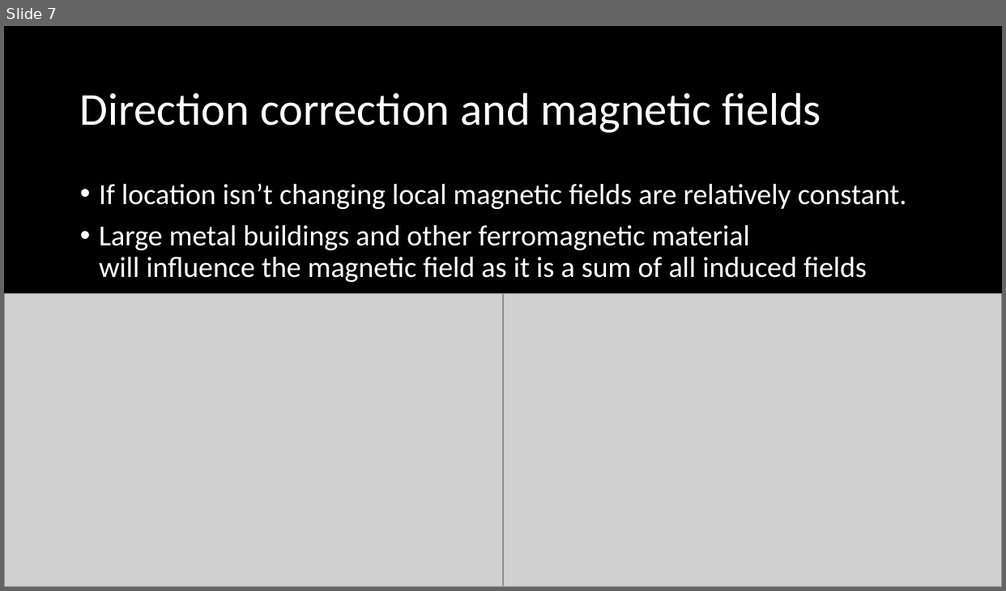
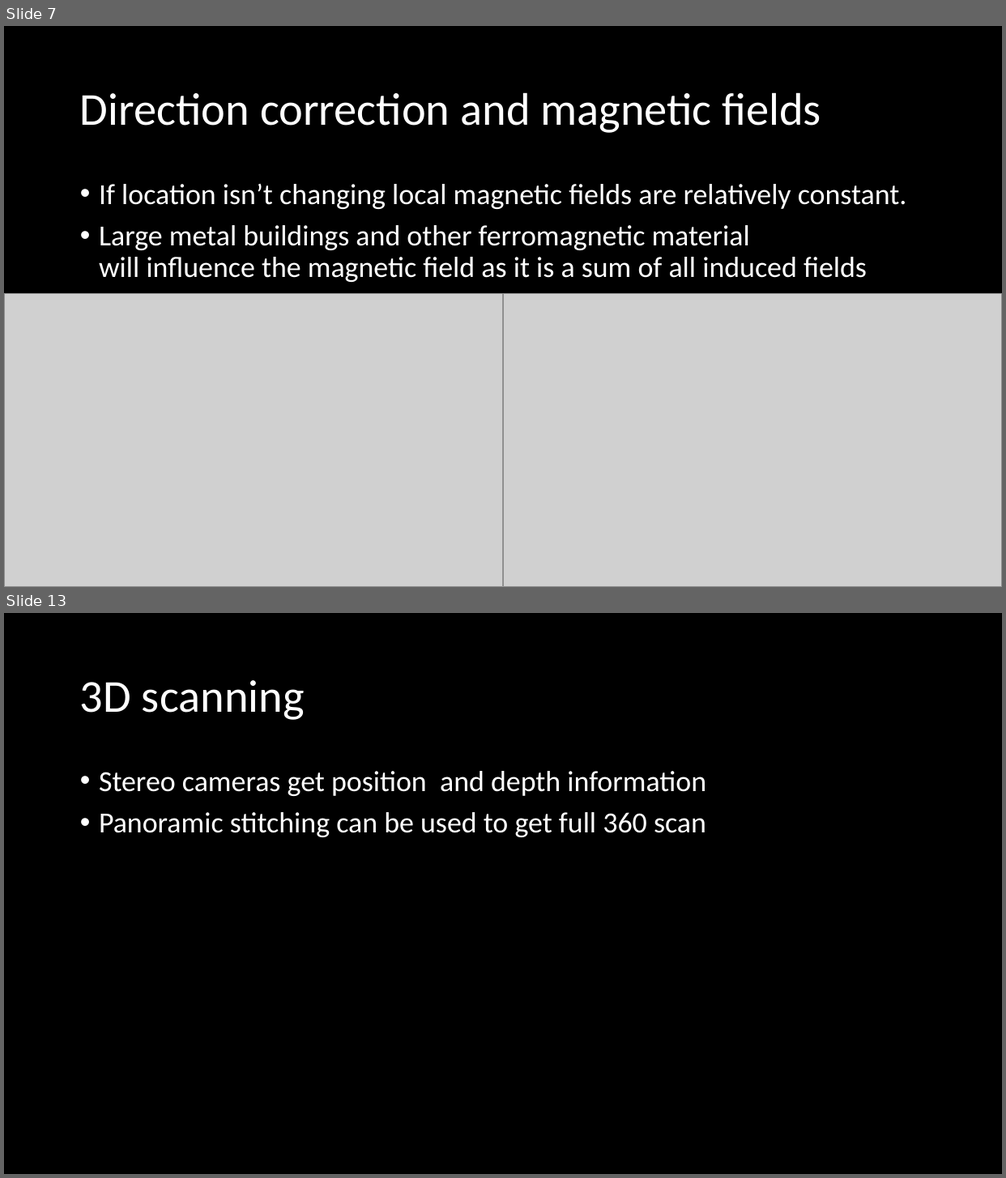
Before and after one commit to haelmic3/Graphics2, a slide deck: slides/Chapter 9.pptx. Shown one above the other, each under a label of ours: slide 7 before the commit, slides 7 and 13 after it; the slides between them are not shown. The pictures are 1006x591 and 1006x1178 pixels, drawn with LibreOffice and Linux fonts; fonts in the diff are those of the drawing; grey boxes stand for pictures. Boxes give left, top, right and bottom in pixels: in the first picture for what was removed or moved away, otherwise in the second. Text is boxed around its words. In the diff, an @@ line names an element or a change of style, - is before the commit and + after.

```diff
--- a/slides/Chapter 9.pptx
+++ b/slides/Chapter 9.pptx
@@ slide 13 added at (x1=4, y1=613, x2=1002, y2=1174), background #000000 @@
@@ title added at (x1=80, y1=680, x2=305, y2=720), 44 pt, text #FFFFFF @@
+3D scanning
@@ text added at (x1=99, y1=771, x2=706, y2=837), 28 pt, text #FFFFFF @@
+• Stereo cameras get position and depth information
+• Panoramic stitching can be used to get full 360 scan
```
Also in this commit, not shown: 5 other slides added.
